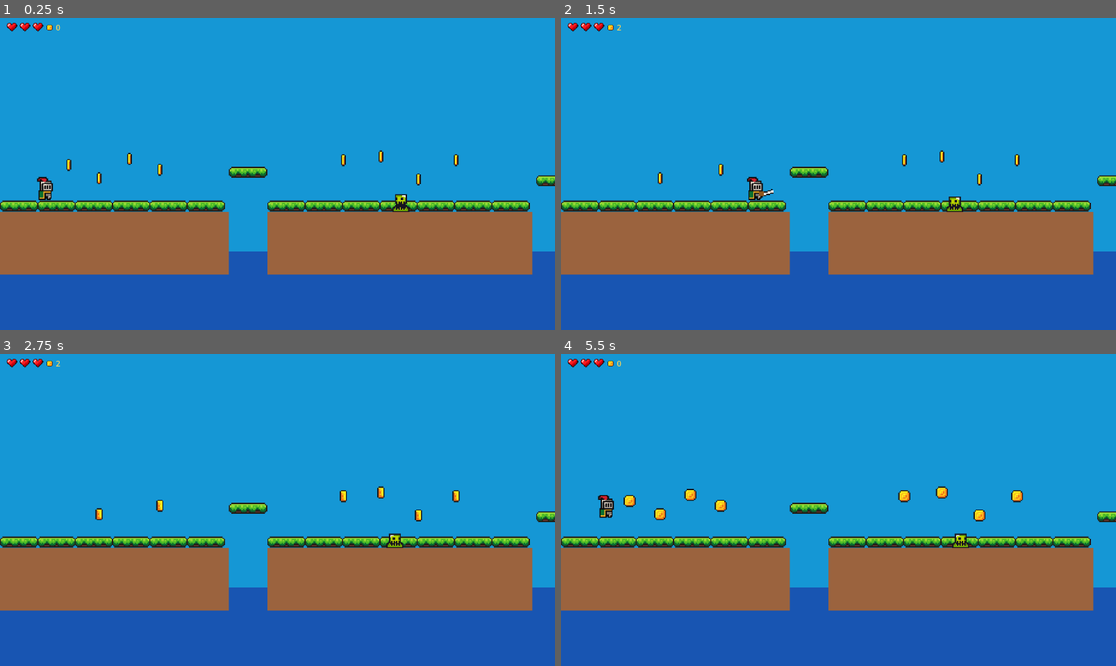
Above: before the commit, frames 1-4 (two rows, left to right).
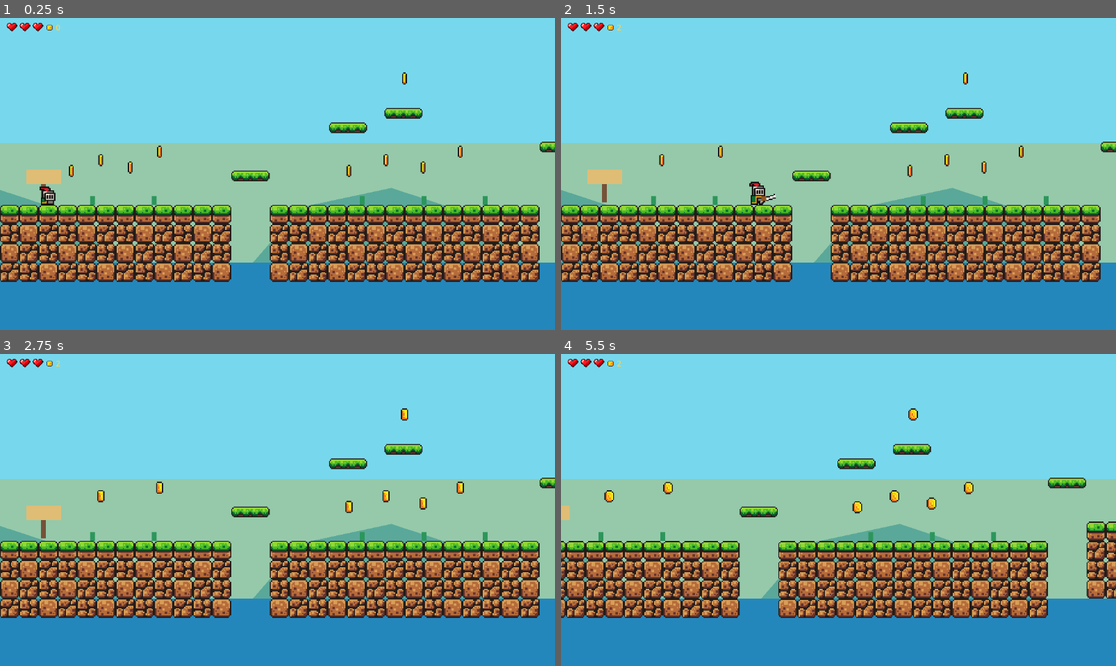
Above: after the commit, the same moments.

Repository: serafin1367/gots-rycerz
Game: Godot game, scene res://scenes/level_02.tscn
Two runs of this game, one before a commit and one after it. Both use one fixed random seed, a clock stepped at 60 frames per second and the inputs below. This scene is started directly instead of the project's main scene.
Inputs:
- Up to frame 1 (0.25 s): no input
- Up to frame 2 (1.5 s): hold Right (move_right) from 0.53 s (still down); tap Space (jump) at 0.6, 0.77, 1.07 s; tap J (attack) at 1.35 s
- Up to frame 3 (2.75 s): tap Space (jump) at 1.52, 1.55, 1.82, 2.1 s; release Right (move_right) at 2.03 s; hold A (move_left) from 2.03 s (still down)
- Up to frame 4 (5.5 s): release A (move_left) at 2.78 s; hold Right (move_right) 2.78-4.28 s; tap J (attack) at 2.85, 4.35 s; tap Space (jump) at 3.02, 3.05, 3.32, 3.6, 3.77, 4.07, 4.52, 4.55, 4.82, 5.1 s; hold A (move_left) 4.28-5.03 s; hold Right (move_right) from 5.03 s (still down)

The runs differ from the first frame. In frame 1, 99% of the frame differs, in the area x 0-100%, y 0-100%; in frame 2, 99%; in frame 3, 99%; in frame 4, 99%.

Commit message:
feat: hand-author Green Islands terrain with verified TileMap and varied routes

Diff:
--- a/scripts/level_02.gd
+++ b/scripts/level_02.gd
@@ -1,100 +1,170 @@
 extends Node2D
-
-# Reproducible, bounded procedural stage; layout is safe for 130 px/s and 300 px/s jump.
+## Zielone Wyspy — ręcznie rozplanowany poziom demo, bez losowości.
+## Teren jest wizualizowany przez TileMapLayer (wyłącznie zatwierdzone kafelki).
+## Kolizje pozostają na prostokątnych StaticBody2D, aby krawędzie były przewidywalne.
 const PLATFORM = preload("res://scenes/platform_green.tscn")
 const SLIME = preload("res://scenes/slime.tscn")
 const COIN = preload("res://scenes/coin.tscn")
 const KILL_ZONE = preload("res://scenes/kill_zone.tscn")
+const TILE_CATALOG = preload("res://scripts/world_tile_catalog.gd")
+const TILE_TEXTURE = preload("res://assets/sprites/world_tileset.png")
+const TILE_SIZE := 16
+const TOP_Y := 96.0
 const ISLAND_COUNT := 14
-const TOP_Y := 102.0
-const GAP_MIN := 28.0
-const GAP_MAX := 43.0
-const EDGE_MARGIN := 24.0
-var generation_seed: int = 0
+const EDGE_MARGIN := 26.0
+const ISLAND_WIDTHS := [192, 224, 192, 256, 208, 240, 192, 256, 224, 240, 208, 256, 224, 288]
+const HEIGHT_OFFSETS := [0, 0, -16, -16, 0, 16, 0, -16, -16, 0, 16, 0, -16, 0]
+const ENEMY_ISLANDS := [2, 3, 5, 7, 8, 10, 12]
+const BRIDGE_RISE := [24, 32, 24, 40, 24, 32, 28, 36, 24, 32, 24, 36, 28]
 var islands: Array[Vector2] = []
+var island_tops: Array[float] = []
+var terrain: TileMapLayer
+var generation_seed: int = 20261031 # Zachowane dla testów i starszych zapisów; układ jest stały.
 
 func _ready() -> void:
-	generation_seed = 20261031 # Stała wersja demo; bez zmiany układu pomiędzy rozgrywkami
-	var rng := RandomNumberGenerator.new()
-	rng.seed = generation_seed
-	_generate_layout(rng)
+	_build_layout()
 	_draw_background()
-	for span in islands:
-		_make_island(span.x, span.y)
-	_make_bridges(rng)
-	_spawn_collectibles(rng)
+	_create_terrain_layer()
+	for i in range(islands.size()):
+		_make_island(i)
+	_make_bridges()
+	_spawn_collectibles()
 	_spawn_enemies()
 	_add_death_floor()
-	$LevelPortal.position = Vector2(islands.back().y - 38.0, TOP_Y - 40.0)
-	$Player.position = Vector2(islands[0].x + 38.0, TOP_Y - 25.0)
+	$LevelPortal.position = Vector2(islands.back().y - 42.0, island_tops.back() - 42.0)
+	$Player.position = Vector2(islands[0].x + 40.0, island_tops[0] - 27.0)
 	$Player/Camera2D.limit_right = int(islands.back().y + 40.0)
 
-func _generate_layout(rng: RandomNumberGenerator) -> void:
+func _build_layout() -> void:
 	islands.clear()
+	island_tops.clear()
 	var cursor := 0.0
 	for i in range(ISLAND_COUNT):
-		var width := float([190, 220, 185, 245, 205, 230, 180, 250, 210, 235, 195, 240, 205, 270][i])
+		var width := float(ISLAND_WIDTHS[i])
 		islands.append(Vector2(cursor, cursor + width))
-		cursor += width + float([32, 38, 35, 40, 33, 42, 34, 39, 36, 41, 33, 38, 35, 32][i])
+		island_tops.append(TOP_Y + float(HEIGHT_OFFSETS[i]))
+		cursor += width + 32.0
+
+func _create_terrain_layer() -> void:
+	var tiles := TileSet.new()
+	tiles.tile_size = Vector2i(TILE_SIZE, TILE_SIZE)
+	var atlas := TileSetAtlasSource.new()
+	atlas.texture = TILE_TEXTURE
+	atlas.texture_region_size = Vector2i(TILE_SIZE, TILE_SIZE)
+	for id in ["grass_top", "rock_a", "rock_b", "dirt"]:
+		var coord: Vector2i = TILE_CATALOG.find_tile(id)
+		if coord.x < 0:
+			push_error("Zielone Wyspy: niepotwierdzony kafelek: " + id)
+			return
+		if not atlas.has_tile(coord):
+			atlas.create_tile(coord)
+	tiles.add_source(atlas, 0)
+	terrain = TileMapLayer.new()
+	terrain.name = "TerrainMap"
+	terrain.tile_set = tiles
+	terrain.texture_filter = CanvasItem.TEXTURE_FILTER_NEAREST
+	add_child(terrain)
 
 func _draw_background() -> void:
-	var width: float = islands.back().y + 300.0
-	var sky := Polygon2D.new()
-	sky.name = "Sky"
-	sky.z_index = -100
-	sky.color = Color("#1597d5")
-	sky.polygon = PackedVector2Array([Vector2(-200, -500), Vector2(width, -500), Vector2(width, 500), Vector2(-200, 500)])
-	add_child(sky)
-	var water := Polygon2D.new()
-	water.name = "Water"
-	water.z_index = -90
-	water.color = Color("#1855b2")
-	water.polygon = PackedVector2Array([Vector2(-200, 135), Vector2(width, 135), Vector2(width, 500), Vector2(-200, 500)])
-	add_child(water)
+	var end_x: float = islands.back().y + 320.0
+	_add_rect("Sky", -100, Color("#77d8ed"), -200, -520, end_x, 530)
+	_add_rect("DistantHills", -90, Color("#95c9aa"), -200, 45, end_x, 310)
+	_add_rect("Sea", -80, Color("#2487bb"), -200, 144, end_x, 450)
+	_add_rect("SeaDepth", -79, Color("#185f98"), -200, 215, end_x, 450)
+	# Sylwetki wysp w oddali, w pełni dekoracyjne, bez kolizji.
+	for i in range(12):
+		var x := float(i * 330 - 120)
+		var hill := Polygon2D.new()
+		hill.name = "FarIsland"
+		hill.z_index = -85
+		hill.color = Color("#5aa899")
+		hill.polygon = PackedVector2Array([Vector2(x, 144), Vector2(x + 40, 98), Vector2(x + 115, 82), Vector2(x + 185, 105), Vector2(x + 230, 144)])
+		add_child(hill)
+	# Wodospady w wybranych przepaściach: tło, a nie nowa fizyka wody.
+	for i in [3, 7, 11]:
+		var x: float = islands[i].y + 12.0
+		_add_rect("Waterfall", -70, Color("#8ce4f1", 0.65), x, 128, x + 10, 235)
+	for i in range(12):
+		var cx := float(150 + i * 310)
+		_add_rect("Cloud", -95, Color("#effcff", 0.78), cx, -120 - float(i % 3) * 22.0, cx + 78, -106 - float(i % 3) * 22.0)
 
-func _make_island(start_x: float, end_x: float) -> void:
-	var width := end_x - start_x
+func _add_rect(label: String, depth: int, tint: Color, left: float, top: float, right: float, bottom: float) -> void:
+	var poly := Polygon2D.new()
+	poly.name = label
+	poly.z_index = depth
+	poly.color = tint
+	poly.polygon = PackedVector2Array([Vector2(left, top), Vector2(right, top), Vector2(right, bottom), Vector2(left, bottom)])
+	add_child(poly)
+
+func _make_island(index: int) -> void:
+	var span := islands[index]
+	var top_y := island_tops[index]
+	var width: float = span.y - span.x
 	var ground := StaticBody2D.new()
-	ground.name = "Ground"
-	ground.position = Vector2((start_x + end_x) / 2.0, TOP_Y + 26.0)
+	ground.name = "IslandGround_%02d" % index
+	ground.position = Vector2((span.x + span.y) / 2.0, top_y + 32.0)
 	var shape := RectangleShape2D.new()
-	shape.size = Vector2(width, 52)
-	var collision := CollisionShape2D.new()
-	collision.shape = shape
-	ground.add_child(collision)
-	var soil := Polygon2D.new()
-	soil.color = Color("#9b633e")
-	soil.polygon = PackedVector2Array([Vector2(-width / 2, -26), Vector2(width / 2, -26), Vector2(width / 2, 26), Vector2(-width / 2, 26)])
-	ground.add_child(soil)
+	shape.size = Vector2(width, 64)
+	var collider := CollisionShape2D.new()
+	collider.shape = shape
+	ground.add_child(collider)
 	add_child(ground)
-	var x := start_x + 16.0
-	while x < end_x - 10.0:
-		var top := PLATFORM.instantiate()
-		top.position = Vector2(x, TOP_Y - 5.0)
-		add_child(top)
-		x += 31.0
+	# 16-pikselowa siatka atlasu pokrywa kształt gruntu.
+	var grass := TILE_CATALOG.find_tile("grass_top")
+	var rock_a := TILE_CATALOG.find_tile("rock_a")
+	var rock_b := TILE_CATALOG.find_tile("rock_b")
+	var dirt := TILE_CATALOG.find_tile("dirt")
+	var first_x := int(span.x / float(TILE_SIZE))
+	var rows := int(width / float(TILE_SIZE))
+	var first_y := int(top_y / float(TILE_SIZE))
+	for x in range(first_x, first_x + rows):
+		terrain.set_cell(Vector2i(x, first_y), 0, grass)
+		for y in range(first_y + 1, first_y + 4):
+			var variant: Vector2i = rock_a if (x + y) % 3 == 0 else rock_b if (x + y) % 3 == 1 else dirt
+			terrain.set_cell(Vector2i(x, y), 0, variant)
+	# Rozrzucone kępy traw, kamienie i drewniane słupki: dekoracja proceduralnie NIElosowa.
+	for j in range(1, int(width / 56.0)):
+		var dx := span.x + 24.0 + float(j) * 51.0
+		_add_rect("GrassTuft", 2, Color("#2c965b"), dx, top_y - 7, dx + 4, top_y)
+	if index in [0, 4, 9, 13]:
+		_add_rect("SignPost", 3, Color("#765138"), span.x + 34, top_y - 28, span.x + 38, top_y - 2)
+		_add_rect("SignBoard", 3, Color("#e0bd75"), span.x + 22, top_y - 29, span.x + 51, top_y - 17)
 
-func _make_bridges(rng: RandomNumberGenerator) -> void:
+func _make_bridges() -> void:
 	for i in range(ISLAND_COUNT - 1):
-		var gap_middle: float = (islands[i].y + islands[i + 1].x) / 2.0
-		var bridge := PLATFORM.instantiate()
-		bridge.name = "GapBridge"
-		bridge.position = Vector2(gap_middle, TOP_Y - float(rng.randi_range(26, 38)))
-		add_child(bridge)
+		var middle: float = (islands[i].y + islands[i + 1].x) / 2.0
+		var ledge := PLATFORM.instantiate()
+		ledge.name = "GapBridge_%02d" % i
+		ledge.position = Vector2(middle, minf(island_tops[i], island_tops[i + 1]) - float(BRIDGE_RISE[i]))
+		add_child(ledge)
+	# Podwyższone opcjonalne pomosty, z monetami na górnej ścieżce.
+	for i in [1, 4, 6, 9, 11]:
+		var span := islands[i]
+		for j in range(2):
+			var platform := PLATFORM.instantiate()
+			platform.name = "HighRoute_%02d_%d" % [i, j]
+			platform.position = Vector2(span.x + 65.0 + float(j) * 46.0, island_tops[i] - 64.0 - float(j) * 12.0)
+			add_child(platform)
 
-func _spawn_collectibles(rng: RandomNumberGenerator) -> void:
+func _spawn_collectibles() -> void:
 	for i in range(ISLAND_COUNT):
 		var span := islands[i]
 		for j in range(4):
 			var coin := COIN.instantiate()
-			coin.position = Vector2(lerpf(span.x + 32.0, span.y - 32.0, float(j + 1) / 5.0), TOP_Y - float(rng.randi_range(26, 48)))
+			coin.position = Vector2(lerpf(span.x + 35.0, span.y - 35.0, float(j + 1) / 5.0), island_tops[i] - float([28, 37, 31, 44][j]))
 			$Coins.add_child(coin)
+	# Wyróżniona nagroda za wykorzystanie górnej ścieżki.
+	for i in [1, 4, 6, 9, 11]:
+		var bonus := COIN.instantiate()
+		bonus.position = Vector2(islands[i].x + 112, island_tops[i] - 105)
+		$Coins.add_child(bonus)
 
 func _spawn_enemies() -> void:
-	for i in [1, 3, 4, 6, 8, 10, 12]:
+	for i in ENEMY_ISLANDS:
 		var span := islands[i]
 		var enemy := SLIME.instantiate()
-		enemy.position = Vector2((span.x + span.y) / 2.0, TOP_Y - 12.0)
+		enemy.name = "IslandSlime_%02d" % i
+		enemy.position = Vector2((span.x + span.y) / 2.0, island_tops[i] - 12.0)
 		enemy.patrol_left = span.x + EDGE_MARGIN
 		enemy.patrol_right = span.y - EDGE_MARGIN
 		add_child(enemy)
@@ -107,5 +177,5 @@
 	var boundary := WorldBoundaryShape2D.new()
 	boundary.normal = Vector2.UP
 	collision.shape = boundary
-	collision.position = Vector2(0, 230)
+	collision.position = Vector2(0, 260)
 	zone.add_child(collision)
